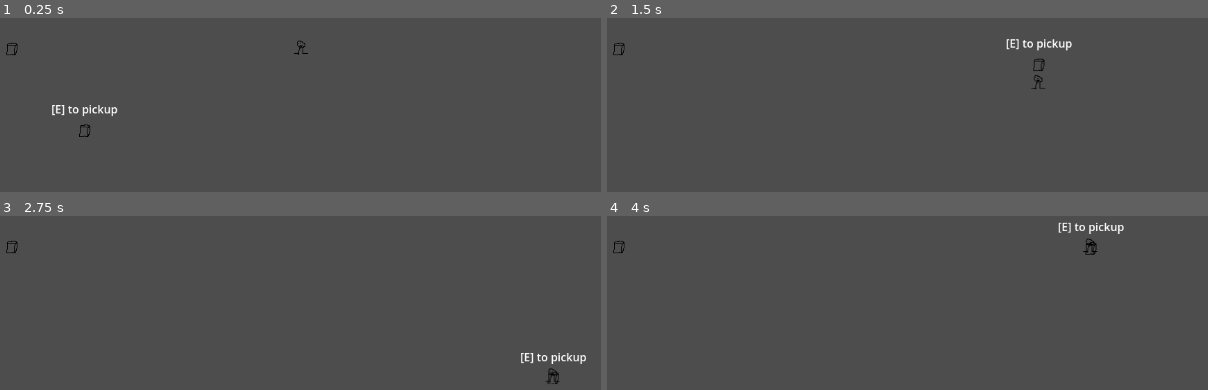
Above: before the commit, frames 1-4 (two rows, left to right).
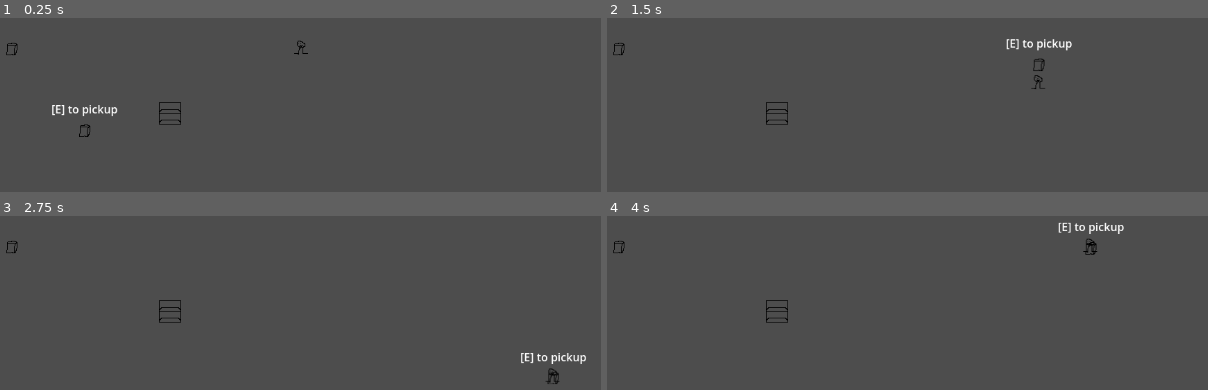
Above: after the commit, the same moments.

Repository: emptyjamjar/OSHA-Not-Included
Game: Godot game, scene res://game/game.tscn
The game is run twice, just before and just after one commit, with the same random seed, the same clock (stepped at 60 frames per second) and the same inputs.
Inputs:
- Up to frame 1 (0.25 s): no input
- Up to frame 2 (1.5 s): tap Enter at 0.5 s; hold D (move_right) 0.53-1.28 s; hold E (interact) 0.53-1.28 s; hold S (move_down) from 1.28 s (still down); tap E (interact) at 1.35 s
- Up to frame 3 (2.75 s): tap Space at 2 s; release S (move_down) at 2.03 s; hold D (move_right) from 2.03 s (still down); hold E (interact) from 2.03 s (still down)
- Up to frame 4 (4 s): release D (move_right) at 2.78 s; release E (interact) at 2.78 s; hold W (move_up) 2.78-3.53 s; tap E (interact) at 2.85 s; tap Enter at 3.5 s; hold A (move_left) from 3.53 s (still down); hold E (interact) from 3.53 s (still down)

The runs differ from the first frame. In frame 1, 0.1% of the frame differs, in the area x 26-31%, y 48-62%; in frame 2, 0.1%; in frame 3, 0.1%; in frame 4, 0.1%.

Commit message:
Contains shelf obstacle as well, sized for the appropriate sprite. Collision box is 32wx16h and sprite is 32x32.

Diff:
--- a/game/actors/player/player.tscn
+++ b/game/actors/player/player.tscn
@@ -1,7 +1,7 @@
 [gd_scene format=3 uid="uid://c7e7f64igaa5j"]
 
 [ext_resource type="Script" uid="uid://b5v3ga1rv4nxk" path="res://scripts/player.gd" id="1_3vyb7"]
-[ext_resource type="Texture2D" uid="uid://cre1m86a8tgbw" path="res://art/New Piskel-1.png.png" id="2_g2els"]
+[ext_resource type="Texture2D" uid="uid://cre1m86a8tgbw" path="res://art/player.png" id="2_g2els"]
 
 [sub_resource type="RectangleShape2D" id="RectangleShape2D_g2els"]
 
--- a/game/game.tscn
+++ b/game/game.tscn
@@ -3,6 +3,7 @@
 [ext_resource type="PackedScene" uid="uid://c7e7f64igaa5j" path="res://game/actors/player/player.tscn" id="1_vasa2"]
 [ext_resource type="PackedScene" uid="uid://d2r1f8py617s3" path="res://objects/package/box.tscn" id="2_h7iqs"]
 [ext_resource type="PackedScene" uid="uid://rs788b0iptdm" path="res://core/autoload/InteractionManager.tscn" id="3_h7iqs"]
+[ext_resource type="PackedScene" uid="uid://cmysh8kqsje1j" path="res://objects/shelves/shelf.tscn" id="4_4fuuu"]
 
 [node name="Game" type="Node2D" unique_id=645817684 groups=["game"]]
 
@@ -16,3 +17,6 @@
 position = Vector2(275, 251)
 
 [node name="InteractionManager" parent="." unique_id=938102348 instance=ExtResource("3_h7iqs")]
+
+[node name="Shelf" parent="." unique_id=1206098896 instance=ExtResource("4_4fuuu")]
+position = Vector2(398, 233)
--- a/objects/package/box.tscn
+++ b/objects/package/box.tscn
@@ -1,7 +1,7 @@
 [gd_scene format=3 uid="uid://d2r1f8py617s3"]
 
 [ext_resource type="Script" uid="uid://danqchikyp37a" path="res://scripts/box.gd" id="1_ks2v0"]
-[ext_resource type="Texture2D" uid="uid://coef8g2cwlpx7" path="res://art/New Piskel-1.png(1).png" id="2_c2ln5"]
+[ext_resource type="Texture2D" uid="uid://coef8g2cwlpx7" path="res://art/box.png" id="2_c2ln5"]
 [ext_resource type="PackedScene" uid="uid://cdhb2euh28ies" path="res://core/utils/interaction_area.tscn" id="3_ehynf"]
 
 [sub_resource type="RectangleShape2D" id="RectangleShape2D_3inec"]
--- /dev/null
+++ b/objects/shelves/shelf.tscn
@@ -0,0 +1,15 @@
+[gd_scene format=3 uid="uid://cmysh8kqsje1j"]
+
+[ext_resource type="Texture2D" uid="uid://ddr2t23aido6j" path="res://art/shelf.png" id="1_ep4vj"]
+
+[sub_resource type="RectangleShape2D" id="RectangleShape2D_nypve"]
+size = Vector2(32, 16)
+
+[node name="Shelf" type="StaticBody2D" unique_id=1206098896]
+
+[node name="CollisionShape2D" type="CollisionShape2D" parent="." unique_id=1705772933]
+position = Vector2(0, 8)
+shape = SubResource("RectangleShape2D_nypve")
+
+[node name="Sprite2D" type="Sprite2D" parent="." unique_id=628488997]
+texture = ExtResource("1_ep4vj")
Renamed: art/New Piskel-1.png(1).png -> art/box.png
Not shown, changed: art/box.png.import
Renamed: art/New Piskel-1.png.png -> art/player.png
Not shown, changed: art/player.png.import
Binary file added: art/shelf.png
Not shown, added: art/shelf.png.import
